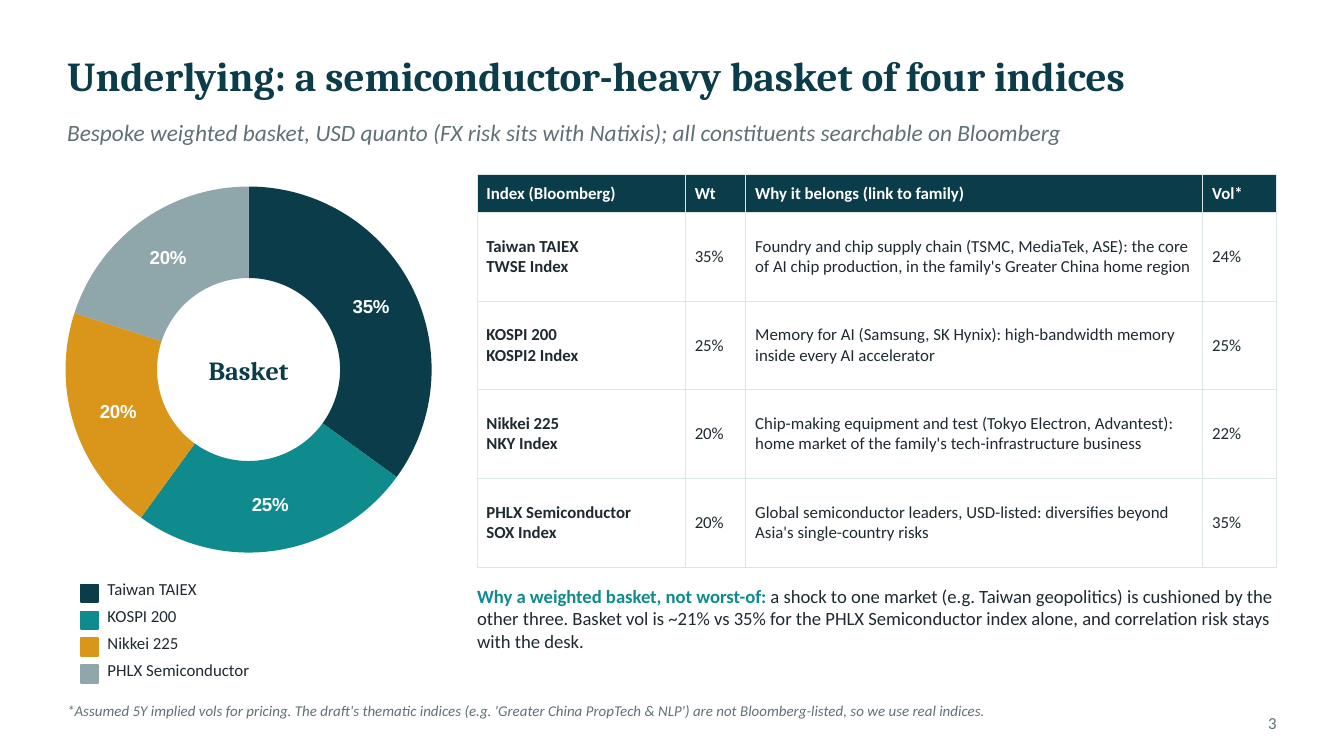
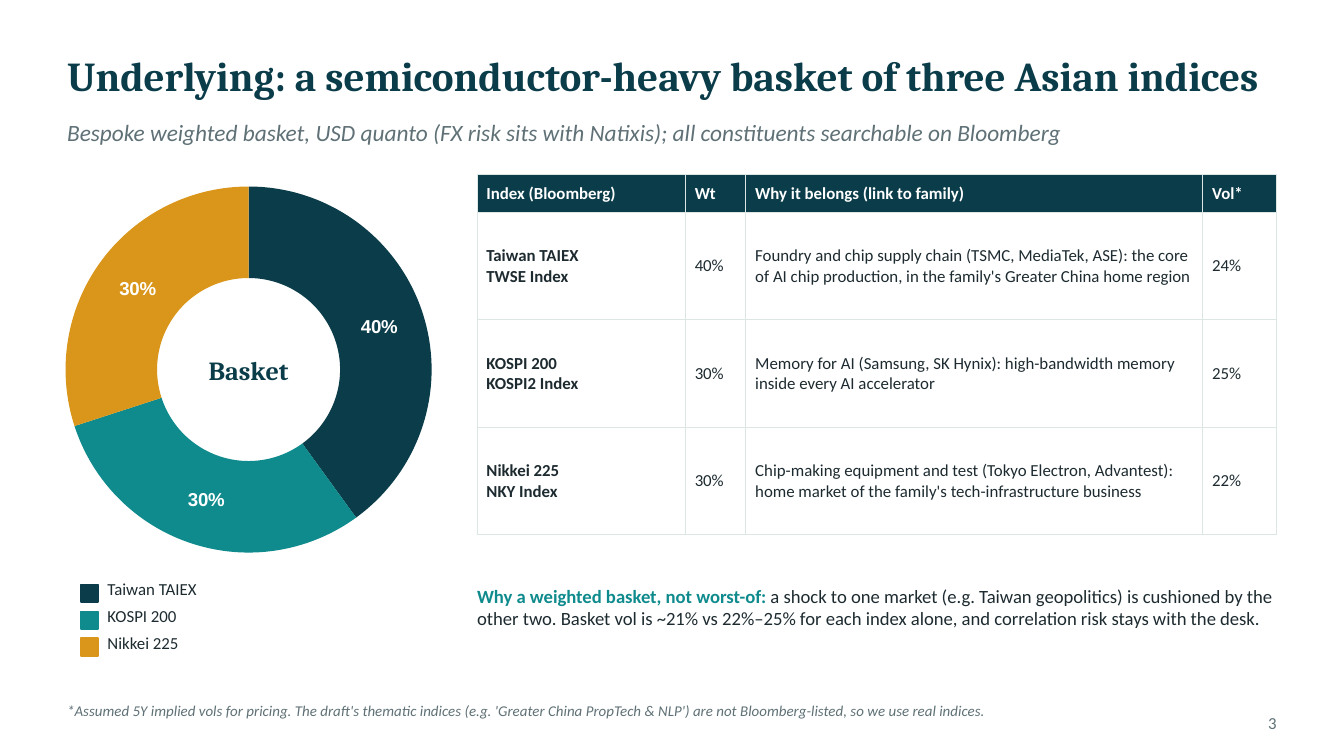
Before and after one commit to benjaminlhl/natixis-case-comp, a slide deck: slide 6 of deck/Asian-Digital-Autocallable-Note.pptx. Drawn at 1344x756 pixels with LibreOffice and Linux fonts; fonts in the diff are those of the drawing. Boxes give left, top, right and bottom in pixels: in the first picture for what was removed or moved away, otherwise in the second. Text is boxed around its words. In the diff, an @@ line names an element or a change of style, - is before the commit and + after.

```diff
--- a/deck/Asian-Digital-Autocallable-Note.pptx
+++ b/deck/Asian-Digital-Autocallable-Note.pptx
@@ text at box(67, 62, 1259, 100): text changed @@
-Underlying: a semiconductor-heavy basket of four indices
+Underlying: a semiconductor-heavy basket of three Asian indices
@@ doughnut chart at box(47, 168, 450, 571) @@
-categories: Taiwan TAIEX, KOSPI 200, Nikkei 225, PHLX Semiconductor
+categories: Taiwan TAIEX, KOSPI 200, Nikkei 225
-Series 1: 35, 25, 20, 20
+Series 1: 40, 30, 30
@@ data labels of Series 1 changed @@
@@ table at box(477, 175, 1277, 504) @@
-row 2: Taiwan TAIEX / TWSE Index | 35% | Foundry and chip supply chain (TSMC, MediaTek, ASE): the core of AI chip production, in the family's Greater China home region | 24%
-row 3: KOSPI 200 / KOSPI2 Index | 25% | Memory for AI (Samsung, SK Hynix): high-bandwidth memory inside every AI accelerator | 25%
-row 4: Nikkei 225 / NKY Index | 20% | Chip-making equipment and test (Tokyo Electron, Advantest): home market of the family's tech-infrastructure business | 22%
-row 5: PHLX Semiconductor / SOX Index | 20% | Global semiconductor leaders, USD-listed: diversifies beyond Asia's single-country risks | 35%
+row 2: Taiwan TAIEX / TWSE Index | 40% | Foundry and chip supply chain (TSMC, MediaTek, ASE): the core of AI chip production, in the family's Greater China home region | 24%
+row 3: KOSPI 200 / KOSPI2 Index | 30% | Memory for AI (Samsung, SK Hynix): high-bandwidth memory inside every AI accelerator | 25%
+row 4: Nikkei 225 / NKY Index | 30% | Chip-making equipment and test (Tokyo Electron, Advantest): home market of the family's tech-infrastructure business | 22%
@@ text at box(477, 589, 1272, 628): text changed @@
-Why a weighted basket, not worst-of: a shock to one market (e.g. Taiwan geopolitics) is cushioned by the other three. Basket vol is ~21% vs 35% for the PHLX Semiconductor index alone, and correlation risk stays with the desk.
+Why a weighted basket, not worst-of: a shock to one market (e.g. Taiwan geopolitics) is cushioned by the other two. Basket vol is ~21% vs 22%–25% for each index alone, and correlation risk stays with the desk.
@@ rectangle removed at box(81, 665, 98, 683) @@
@@ text removed at box(107, 664, 249, 676) @@
-PHLX Semiconductor
```
Also in this commit, not shown: 13 other slides changed, 7 other files.
